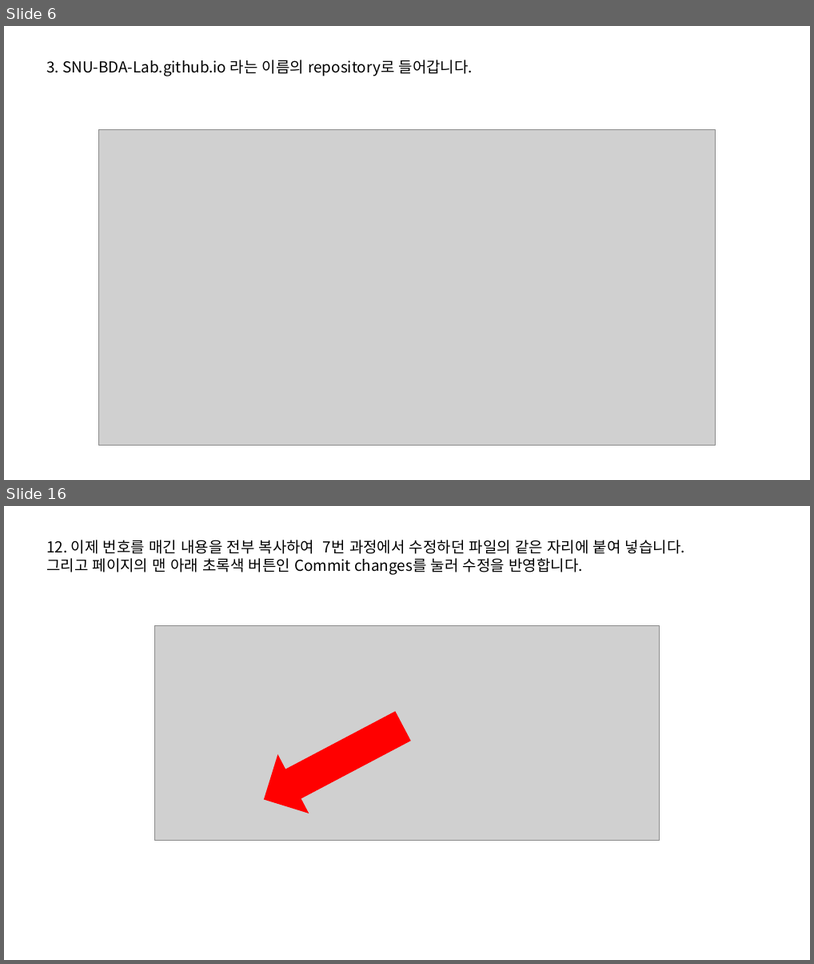
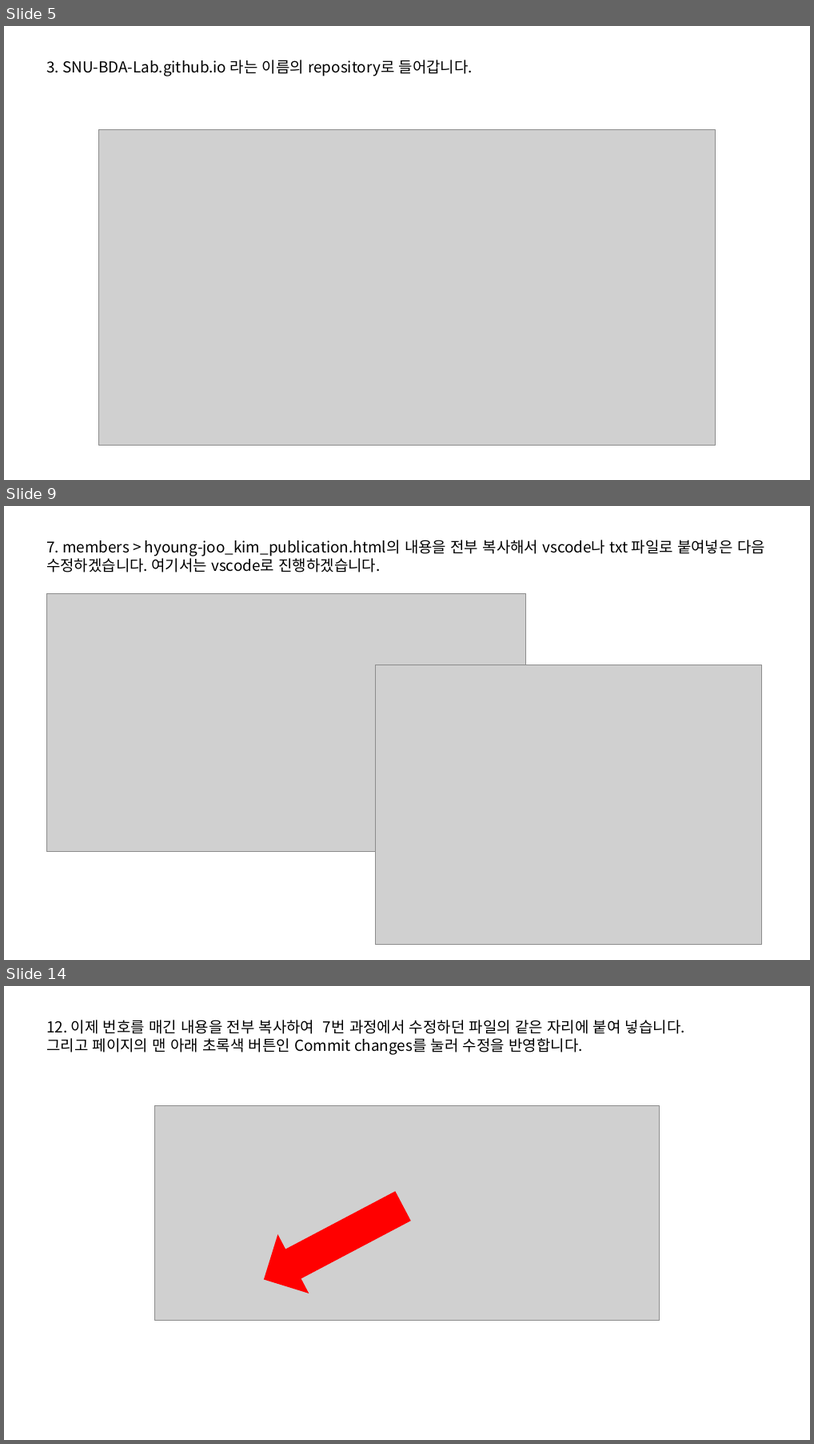
Before and after one commit to SNU-BDA-Lab/SNU-BDA-Lab.github.io, a slide deck: How_To_Use_Github_pages.pptx. Shown one above the other, each under a label of ours: slides 6 and 16 before the commit, slides 5, 9 and 14 after it; the slides between them are not shown. The pictures are 814x964 and 814x1444 pixels, drawn with LibreOffice and Linux fonts; fonts in the diff are those of the drawing; grey boxes stand for pictures. Boxes give left, top, right and bottom in pixels: in the first picture for what was removed or moved away, otherwise in the second. Text is boxed around its words. In the diff, an @@ line names an element or a change of style, - is before the commit and + after.

```diff
--- a/How_To_Use_Github_pages.pptx
+++ b/How_To_Use_Github_pages.pptx
@@ slide 9 added at bbox=[4, 506, 810, 960], background #FFFFFF @@
@@ text added at bbox=[46, 540, 766, 572], 18 pt, text #000000 @@
+7. members > hyoung-joo_kim_publication.html의 내용을 전부 복사해서 vscode나 txt 파일로 붙여넣은 다음 수정하겠습니다. 여기서는 vscode로 진행하겠습니다.
@@ picture added at bbox=[47, 594, 526, 852] @@
@@ picture added at bbox=[375, 664, 762, 944] @@
@@ what was slide 6 is now slide 5 @@
@@ what was slide 16 is now slide 14 @@
```
Also in this commit, not shown: 5 slides changed, 4 other slides added, 8 slides removed, 1 other file.
